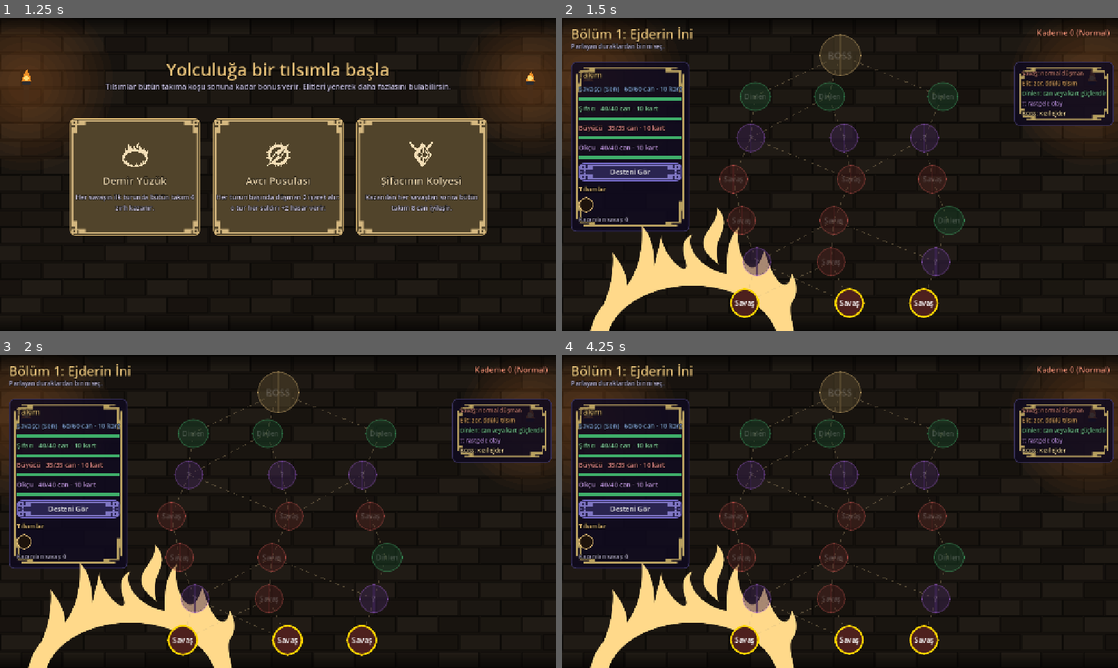
Above: before the commit, frames 1-4 (two rows, left to right).
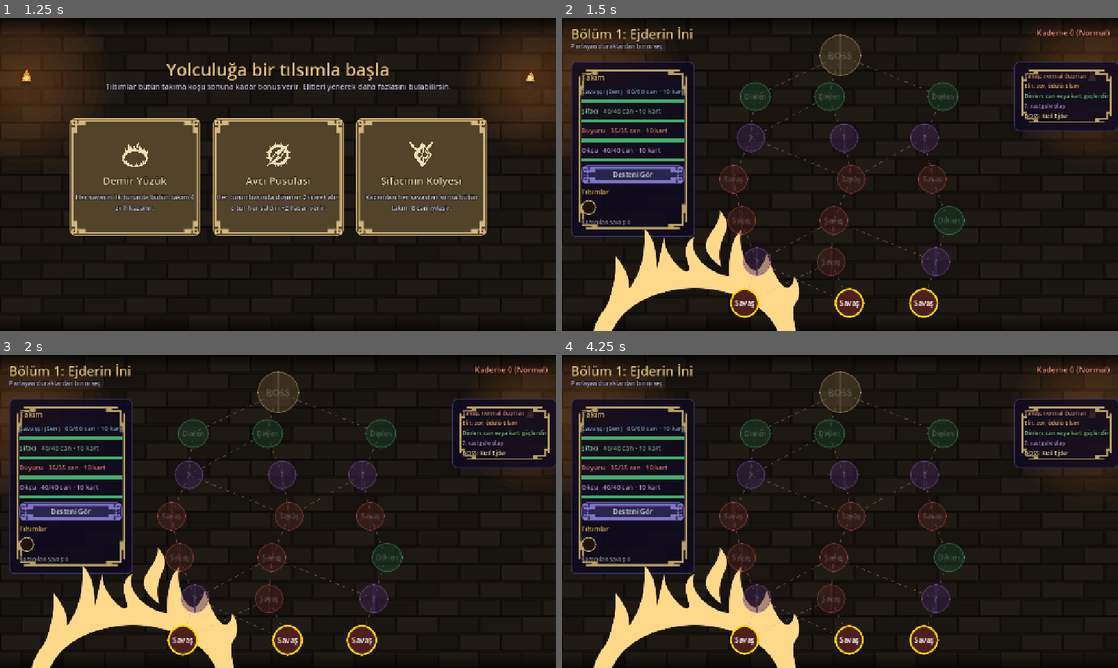
Above: after the commit, the same moments.

Repository: bogacavdar/coop-kart-oyunu
Game: Godot game, scene res://oyun.tscn
Two runs of this game, one before a commit and one after it. Both use one fixed random seed, a clock stepped at 60 frames per second and the inputs below.
Inputs (mouse positions are in pixels of both pictures, inside the frame that each line leads up to):
- Up to frame 1 (1.25 s): click (105, 190) at 0.52 s
- Up to frame 2 (1.5 s): click (695, 177) at 1.27 s
- Up to frame 3 (2 s): no input
- Up to frame 4 (4.25 s): click "Desteni Gör" at 2 s; click "Savaş" at 2.75 s; click "Savaş" at 3.5 s

Frame 1 is identical in both runs. In frame 2, 8.2% of the frame differs, in the area x 1-100%, y 14-100%; in frame 3, 8.1%; in frame 4, 8.2%.

Commit message:
3D modelleri biraz büyüt, panel boşlukları
Co-Authored-By: Claude Opus 5.5 <noreply@anthropic.com>
Claude-Session: https://claude.ai/code/session_01BTyhiEWYueC4ryox9s8zfK

Diff:
--- a/arayuz/harita_ekrani.gd
+++ b/arayuz/harita_ekrani.gd
@@ -128,7 +128,7 @@
 	var panel := PanelContainer.new()
 	panel.position = Vector2(20, 100)
 	var panel_stili := Arayuz.kutu_stili(Color(0.06, 0.04, 0.12, 0.85), Color("#3a3360"))
-	panel_stili.set_content_margin_all(18)
+	panel_stili.set_content_margin_all(24)
 	panel.add_theme_stylebox_override("panel", panel_stili)
 	add_child(panel)
 	Arayuz.susle(panel, Color("#b8a060"), Arayuz.PANEL_CERCEVESI, -6.0)
@@ -169,7 +169,7 @@
 	var panel := PanelContainer.new()
 	panel.position = Vector2(1040, 100)
 	var panel_stili := Arayuz.kutu_stili(Color(0.06, 0.04, 0.12, 0.85), Color("#3a3360"))
-	panel_stili.set_content_margin_all(18)
+	panel_stili.set_content_margin_all(24)
 	panel.add_theme_stylebox_override("panel", panel_stili)
 	add_child(panel)
 	Arayuz.susle(panel, Color("#b8a060"), Arayuz.PANEL_CERCEVESI, -6.0)
--- a/savas/model_3d.gd
+++ b/savas/model_3d.gd
@@ -49,7 +49,7 @@
 
 	var kamera := Camera3D.new()
 	kamera.fov = 32
-	var konum := Vector3(0, float(ayar.get("kamera_y", 1.6)), float(ayar.get("uzaklik", 7.2)))
+	var konum := Vector3(0, float(ayar.get("kamera_y", 1.6)), float(ayar.get("uzaklik", 6.3)))
 	var hedef := Vector3(0, float(ayar.get("hedef_y", 1.15)), 0)
 	kamera.transform = Transform3D(Basis.looking_at(hedef - konum, Vector3.UP), konum)
 	_vp.add_child(kamera)
--- a/savas/savas_ekrani.gd
+++ b/savas/savas_ekrani.gd
@@ -104,7 +104,7 @@
 	_niyet_kutu.mouse_filter = Control.MOUSE_FILTER_STOP
 	Ipucu.baglan(_niyet_kutu, _niyet_ipucu)
 	var niyet_stili := _kutu_stili(Color(0.1, 0.05, 0.02, 0.85), Color("#ffb347"))
-	niyet_stili.set_content_margin_all(18)
+	niyet_stili.set_content_margin_all(24)
 	_niyet_kutu.add_theme_stylebox_override("panel", niyet_stili)
 	add_child(_niyet_kutu)
 	Arayuz.susle(_niyet_kutu, Color("#ffb347"), Arayuz.PANEL_CERCEVESI, -6.0)
@@ -135,7 +135,7 @@
 	log_panel.position = Vector2(14, 585)
 	log_panel.size = Vector2(250, 122)
 	var log_stili := _kutu_stili(Color(0.05, 0.04, 0.1, 0.8), Color("#3a3360"))
-	log_stili.set_content_margin_all(16)
+	log_stili.set_content_margin_all(24)
 	log_panel.add_theme_stylebox_override("panel", log_stili)
 	add_child(log_panel)
 	Arayuz.susle(log_panel, Color("#8a7fd0"), Arayuz.PANEL_CERCEVESI, -6.0)
@@ -165,7 +165,7 @@
 	_hedef_bandi = PanelContainer.new()
 	_hedef_bandi.mouse_filter = Control.MOUSE_FILTER_IGNORE
 	var bant_stili := _kutu_stili(Color(0.02, 0.12, 0.06, 0.92), Color("#7dffa0"))
-	bant_stili.set_content_margin_all(18)
+	bant_stili.set_content_margin_all(24)
 	_hedef_bandi.add_theme_stylebox_override("panel", bant_stili)
 	_hedef_bandi.z_index = 60
 	_hedef_bandi.visible = false
